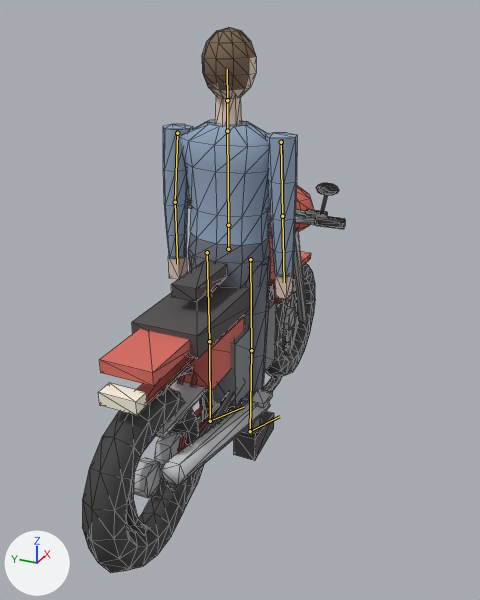
Two versions of the glTF model public/figures.glb, one commit apart.
The view is the same before and after, from a 50 mm lens placed at (-2.29, -1.08, 1.89), pointed at (-0.03, -0.06, 0.76). Arrows for +X, +Y and +Z are at lower left; the lights stay in place. The picture after the commit comes second. The bones that bend it are drawn over the model as lines. Mesh edges are drawn as thin lines.

The first picture shows 'Bike', 'Figure', 'Moto'.
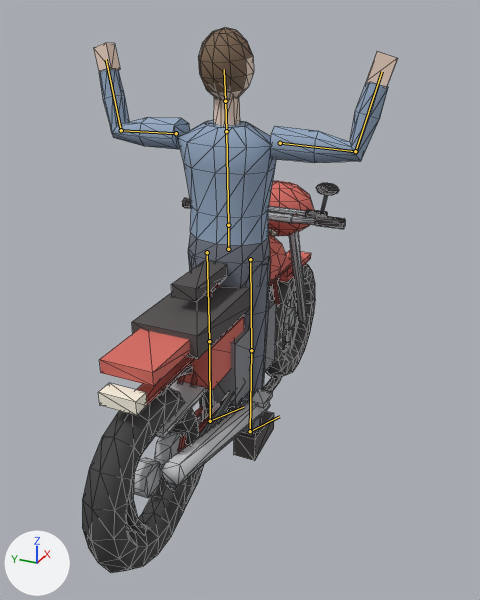
The newer file adds an action. The first version stands in its rest pose; the second is drawn at frame 7 of the action 'handsup'.

Boxes (x1, y1, x2, y2) around the edits, measured in the pictures (480 x 600 px):
'Figure', posed (127% wider)
    before: (163, 27, 297, 461)
    after: (93, 28, 398, 461)
bone 'spine', root to tip
    before: (228, 225) to (227, 131)
    after: (228, 225) to (226, 131)
bone 'head', root to tip
    before: (227, 100) to (227, 69)
    after: (225, 101) to (224, 69)
bone 'upper_arm.L', root to tip
    before: (177, 133) to (175, 202)
    after: (176, 133) to (121, 130)
bone 'forearm.L', root to tip
    before: (175, 202) to (177, 264)
    after: (121, 130) to (106, 59)
bone 'upper_arm.R', root to tip
    before: (281, 142) to (282, 216)
    after: (280, 143) to (355, 151)
bone 'forearm.R', root to tip
    before: (282, 216) to (284, 282)
    after: (355, 151) to (382, 71)

What the commit changed:
Bone 'spine' (bone_spine) turns from (0, 0, 0) to (0, 0, 2) degrees about its own x, y and z.
Bone 'head' (bone_head) turns from (0, 0, 0) to (0, 0, 3) degrees about its own x, y and z.
Bone 'upper_arm.L' (bone_upper_arm_l) turns from (0, 0, 0) to (82, -6, -87) degrees about its own x, y and z.
Bone 'forearm.L' (bone_forearm_l) turns from (0, 0, 0) to (4, 0, -74) degrees about its own x, y and z.
Bone 'upper_arm.R' (bone_upper_arm_r) turns from (0, 0, 0) to (-85, 6, -83) degrees about its own x, y and z.
Bone 'forearm.R' (bone_forearm_r) turns from (0, 0, 0) to (1, 4, -74) degrees about its own x, y and z.
